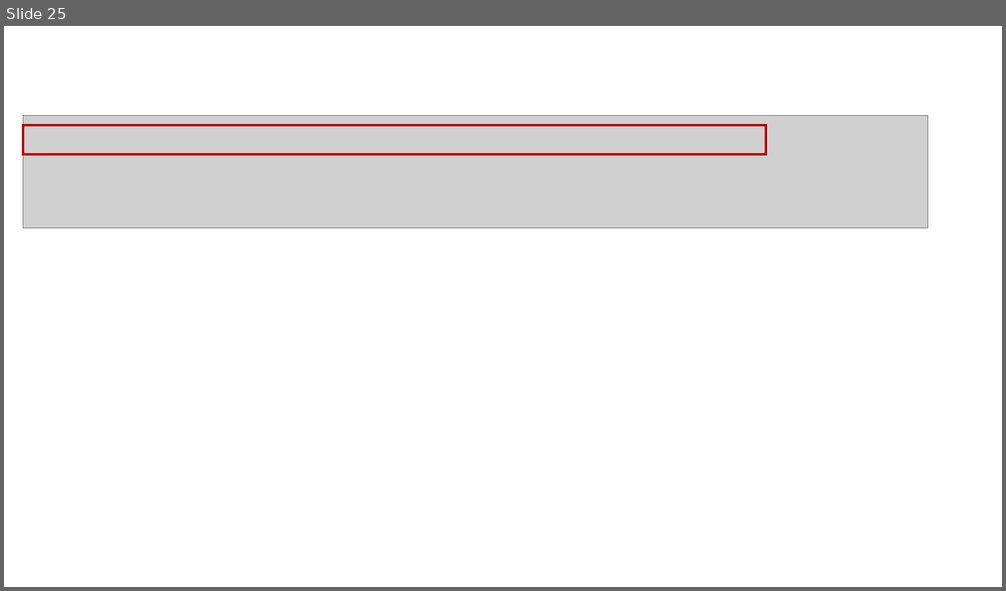
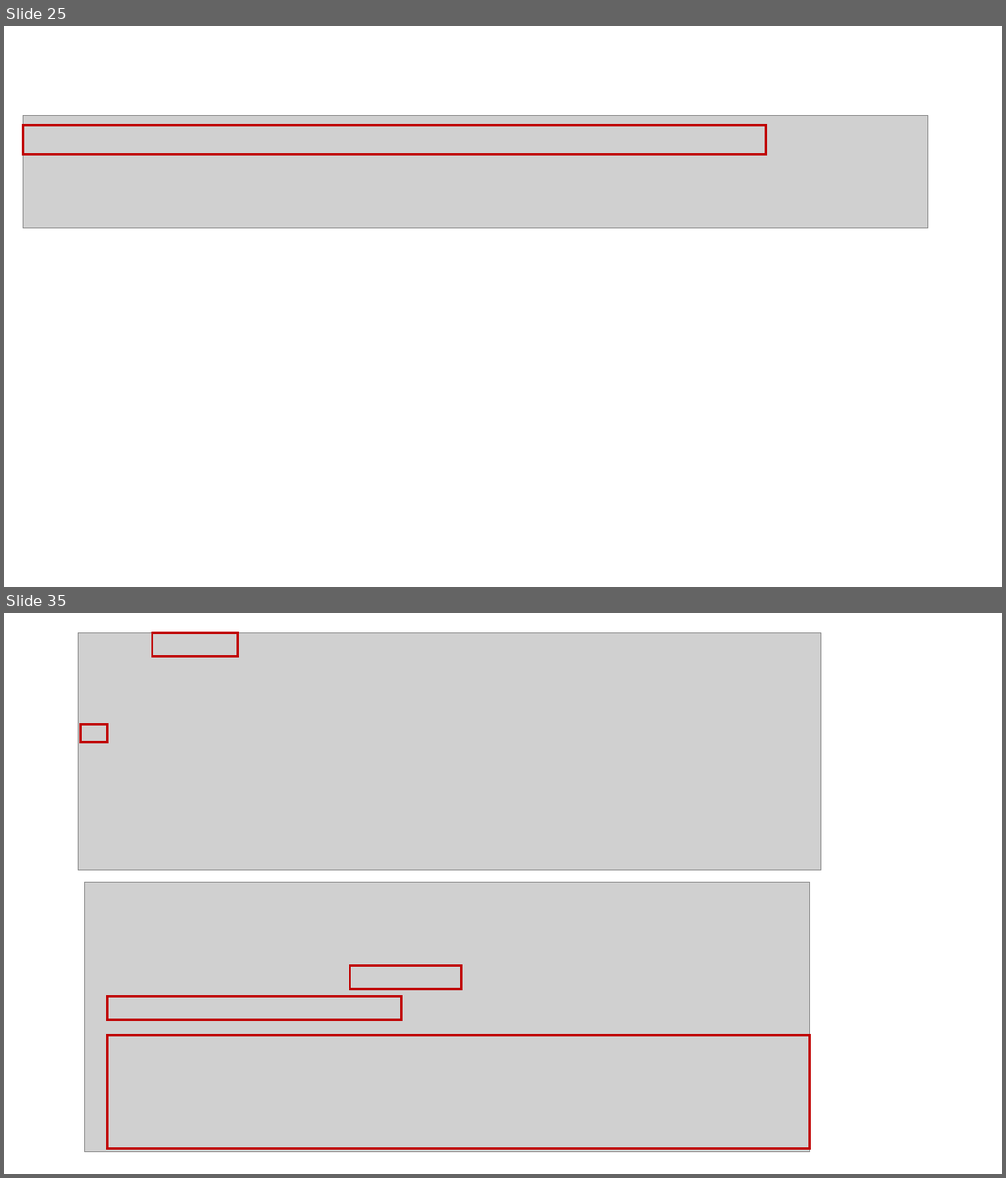
Before and after one commit to samsungint/manual, a slide deck: image2.pptx. Shown one above the other, each under a label of ours: slide 25 before the commit, slides 25 and 35 after it; the slides between them are not shown. The pictures are 1006x591 and 1006x1178 pixels, drawn with LibreOffice and Linux fonts; fonts in the diff are those of the drawing; grey boxes stand for pictures. Boxes give left, top, right and bottom in pixels: in the first picture for what was removed or moved away, otherwise in the second. Text is boxed around its words. In the diff, an @@ line names an element or a change of style, - is before the commit and + after.

```diff
--- a/image2.pptx
+++ b/image2.pptx
@@ slide 35 added at box(4, 613, 1002, 1174), background #FFFFFF @@
@@ picture added at box(78, 632, 820, 870) @@
@@ rectangle added at box(152, 632, 237, 656), outline #C00000 2.25 pt @@
@@ rectangle added at box(80, 725, 107, 743), outline #C00000 2.25 pt @@
@@ picture added at box(85, 883, 810, 1152) @@
@@ rectangle added at box(350, 966, 462, 990), outline #C00000 2.25 pt @@
@@ rectangle added at box(108, 997, 402, 1020), outline #C00000 2.25 pt @@
@@ rectangle added at box(108, 1036, 810, 1149), outline #C00000 2.25 pt @@
```
Also in this commit, not shown: 11 other slides added, 29 other files.
